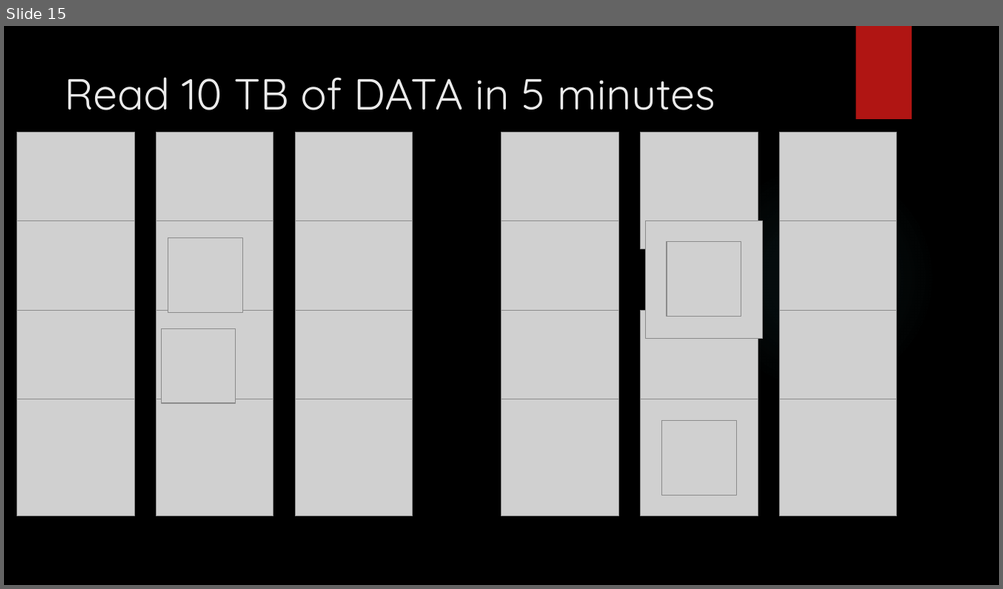
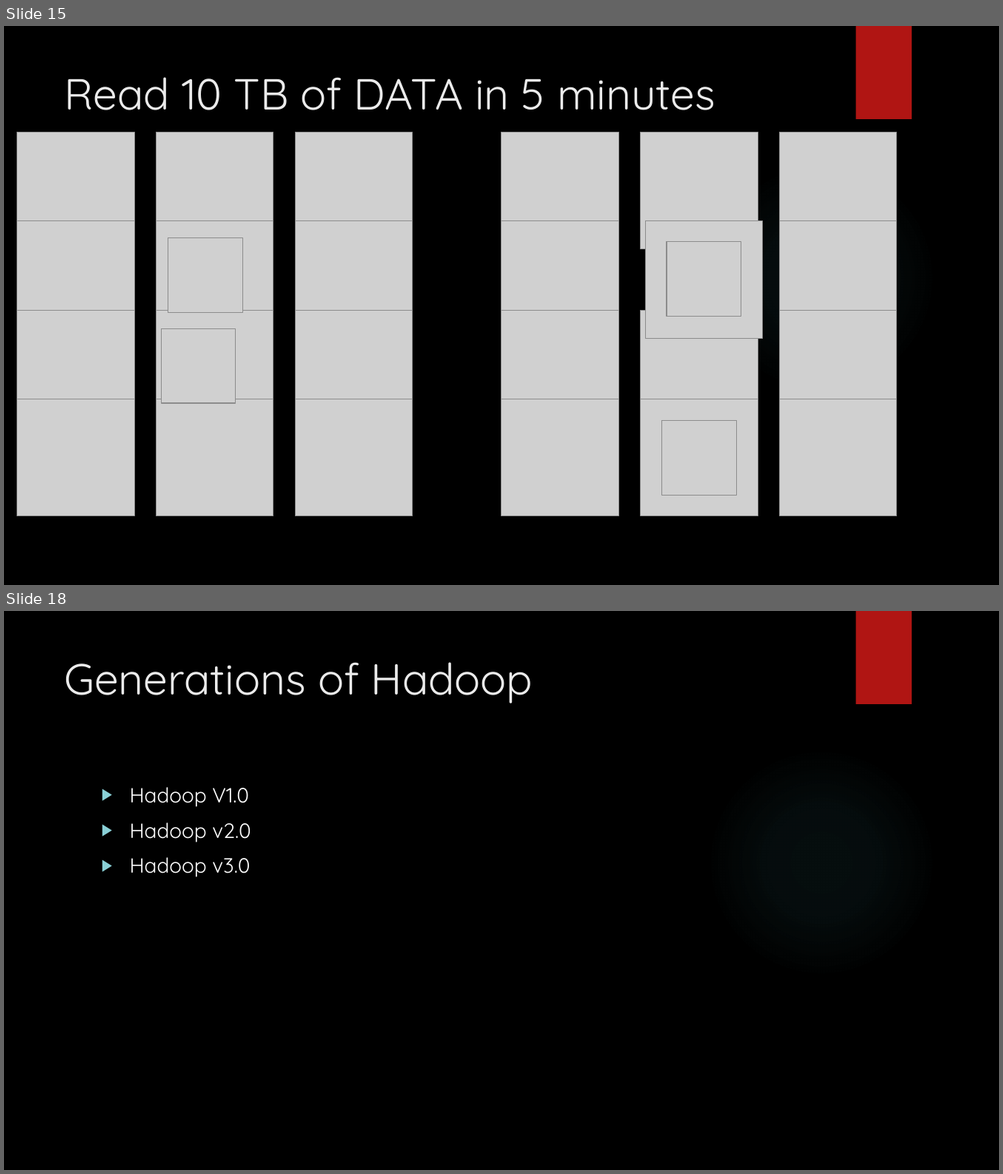
Before and after one commit to karthick1808/DW001, a slide deck: Bigdata.pptx. Shown one above the other, each under a label of ours: slide 15 before the commit, slides 15 and 18 after it; the slides between them are not shown. The pictures are 1003x589 and 1003x1174 pixels, drawn with LibreOffice and Linux fonts; fonts in the diff are those of the drawing; grey boxes stand for pictures; background and template pictures are left out. Boxes give left, top, right and bottom in pixels: in the first picture for what was removed or moved away, otherwise in the second. Text is boxed around its words. In the diff, an @@ line names an element or a change of style, - is before the commit and + after.

```diff
--- a/Bigdata.pptx
+++ b/Bigdata.pptx
@@ slide 18 added at box(4, 611, 999, 1170), background picture (left out); not listed: 2 template elements that a slide beside it also shows @@
@@ title added at box(64, 662, 532, 703), 42 pt, text #EBEBEB @@
+Generations of Hadoop
@@ text added at box(130, 787, 250, 877), 20 pt, text #FFFFFF @@
+▶ Hadoop V1.0
+▶ Hadoop v2.0
+▶ Hadoop v3.0
```
Also in this commit, not shown: 7 other slides added.
